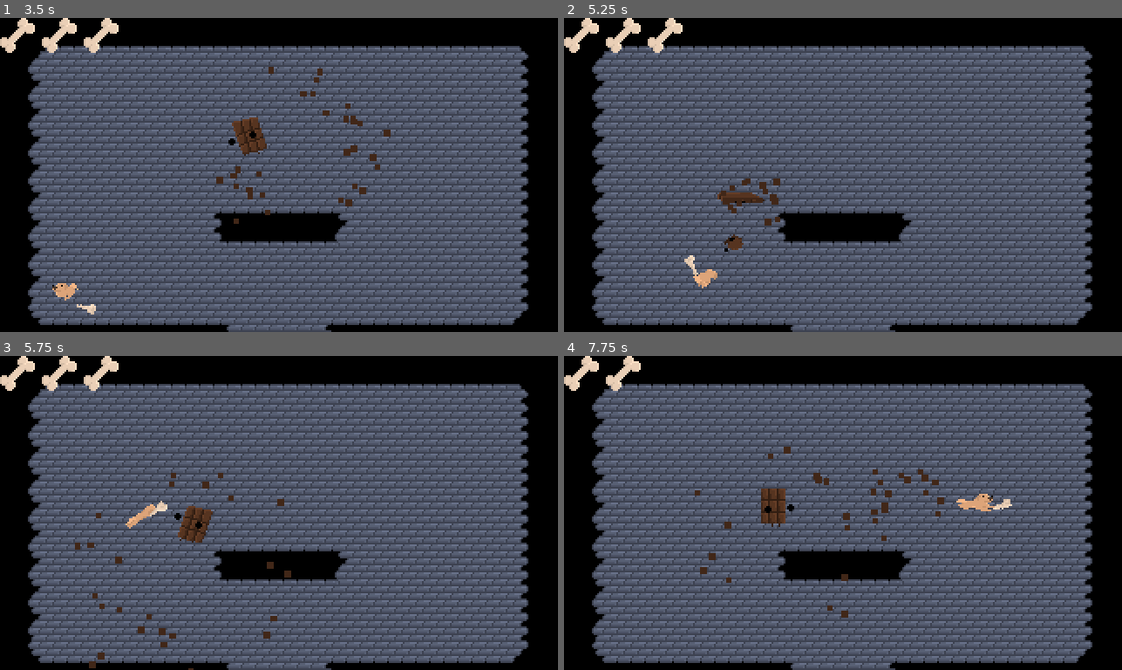
Above: before the commit, frames 1-4 (two rows, left to right).
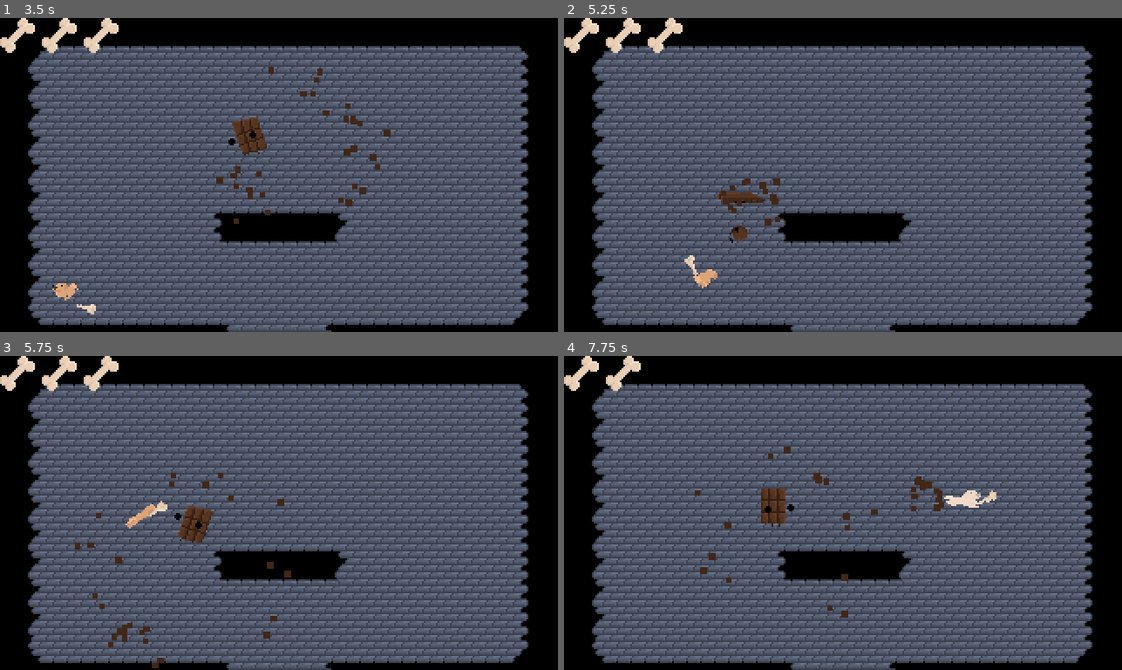
Above: after the commit, the same moments.

Repository: 3k2ng/dog-puff-pensive
Game: Godot game, scene res://scenes/demo_tung.tscn
The game is run twice, just before and just after one commit, with the same random seed, the same clock (stepped at 60 frames per second) and the same inputs. The project has no main scene, so this scene is started directly.
Inputs (mouse positions are in pixels of both pictures, inside the frame that each line leads up to):
- Up to frame 1 (3.5 s): tap Enter at 0.5 s; move the mouse to (251, 237) at 0.52 s; hold W (move_up) 0.53-2.03 s; right-click (251, 237) at 0.6 s; move the mouse to (446, 222) at 1.27 s; click (446, 222) at 1.35 s; move the mouse to (111, 127) at 2.02 s; hold A (move_left) from 2.03 s (still down); right-click (111, 127) at 2.1 s; move the mouse to (306, 175) at 2.77 s; click (306, 175) at 2.85 s
- Up to frame 2 (5.25 s): move the mouse to (759, 96) at 3.52 s; release A (move_left) at 3.53 s; hold S (move_down) 3.53-4.28 s; right-click (759, 96) at 3.6 s; move the mouse to (965, 159) at 4.27 s; hold D (move_right) 4.28-5.03 s; click (965, 159) at 4.35 s; move the mouse to (731, 190) at 5.02 s; hold W (move_up) from 5.03 s (still down); right-click (731, 190) at 5.1 s
- Up to frame 3 (5.75 s): keep holding W (move_up)
- Up to frame 4 (7.75 s): move the mouse to (898, 443) at 5.77 s; release W (move_up) at 5.78 s; hold D (move_right) from 5.78 s (still down); click (898, 443) at 5.85 s; move the mouse to (815, 575) at 6.52 s; right-click (815, 575) at 6.6 s; move the mouse to (1010, 560) at 7.27 s; click (1010, 560) at 7.35 s

Frame 1 is identical in both runs. In frame 2, 0.2% of the frame differs, in the area x 28-34%, y 66-75%; in frame 3, 0.4%; in frame 4, 0.9%, in the area x 55-81%, y 36-59%.

Commit message:
reduce puff launching speed

Diff:
--- a/scripts/enemies/explode_enemy.gd
+++ b/scripts/enemies/explode_enemy.gd
@@ -17,7 +17,7 @@
 }
 
 const MOVEMENT_SPEED = 64
-const LAUNCH_SPEED = 128
+const LAUNCH_SPEED = 96.0
 
 const DETECTION_RANGE = 160 # 10 blocks
 const ATTACK_RANGE = 20
